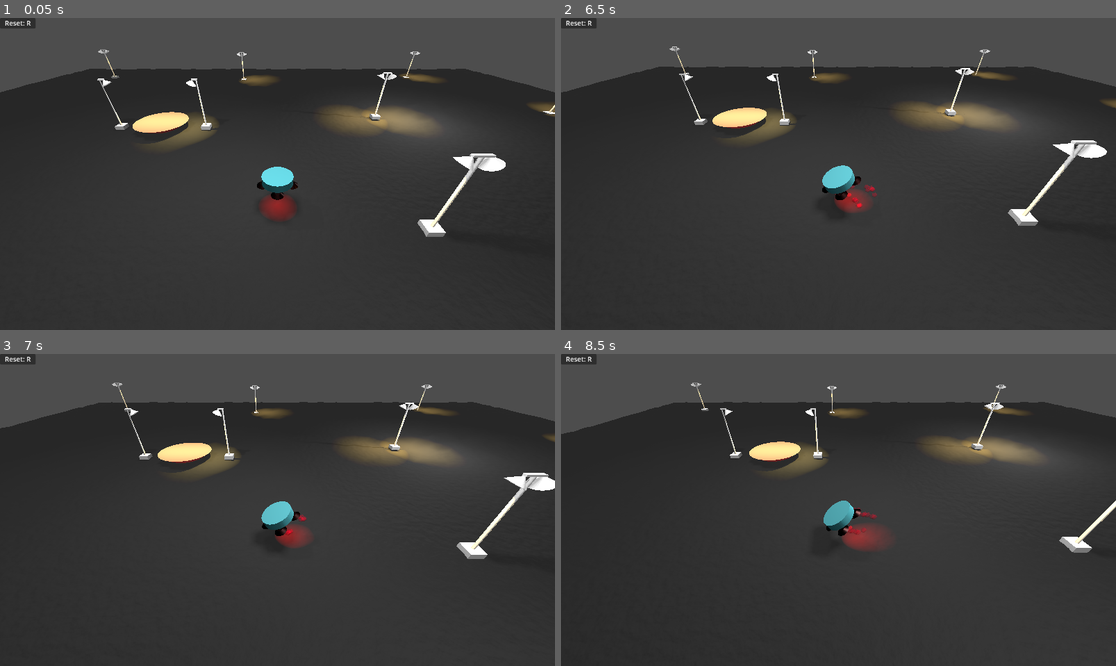
Above: before the commit, frames 1-4 (two rows, left to right).
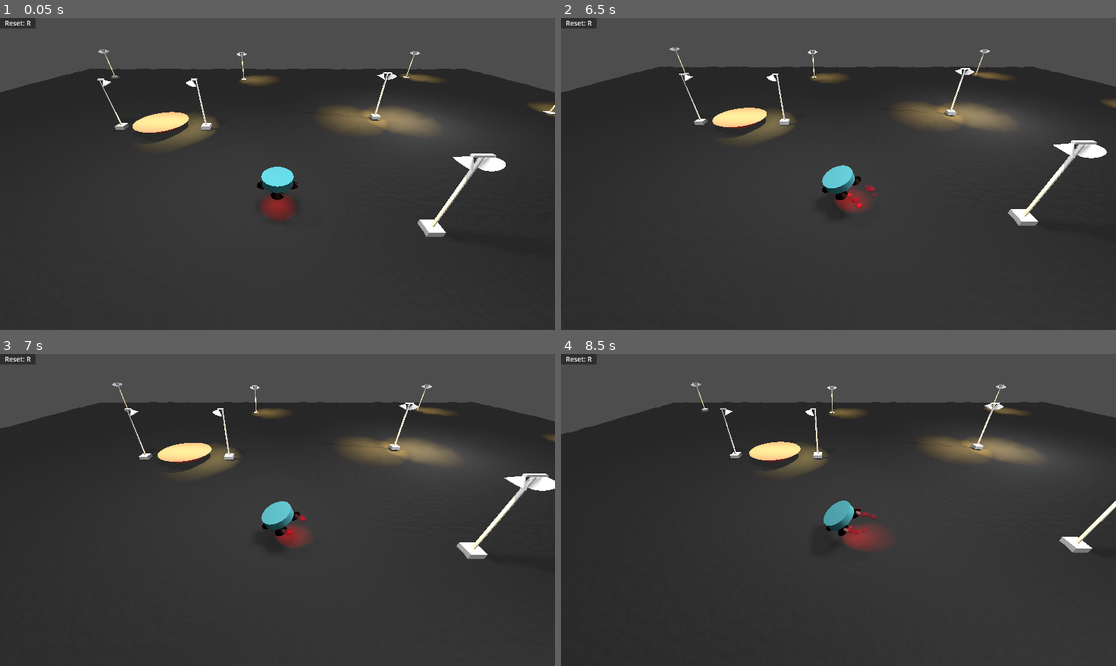
Above: after the commit, the same moments.

Repository: astnohk/LunarMouse3D
Game: Godot game, scene res://Levels/Level001.tscn
Same seed, same stepped clock (60 frames per second), same inputs: the game is played once before the commit and once after it.
Inputs (mouse positions are in pixels of both pictures, inside the frame that each line leads up to):
- Up to frame 1 (0.05 s): no input
- Up to frame 2 (6.5 s): move the mouse to (960, 158) at 0.52 s; press the mouse at (960, 158) at 0.53 s; tap Enter at 1.25 s; move the mouse to (727, 189) at 1.27 s; release the mouse at (727, 189) at 1.28 s; click (727, 189) at 1.35 s; move the mouse to (894, 105) at 2.02 s; press the mouse at (894, 105) at 2.03 s; move the mouse to (810, 236) at 2.77 s; release the mouse at (810, 236) at 2.78 s; click (810, 236) at 2.85 s; move the mouse to (1005, 220) at 3.52 s; press the mouse at (1005, 220) at 3.53 s; move the mouse to (672, 127) at 4.27 s; release the mouse at (672, 127) at 4.28 s; click (672, 127) at 4.35 s; move the mouse to (866, 174) at 5.02 s; press the mouse at (866, 174) at 5.03 s; move the mouse to (755, 96) at 5.77 s; release the mouse at (755, 96) at 5.78 s; click (755, 96) at 5.85 s
- Up to frame 3 (7 s): move the mouse to (399, 494) at 6.52 s; press the mouse at (399, 494) at 6.53 s
- Up to frame 4 (8.5 s): move the mouse to (727, 525) at 7.27 s; release the mouse at (727, 525) at 7.28 s; click (727, 525) at 7.35 s; move the mouse to (894, 441) at 8.02 s; press the mouse at (894, 441) at 8.03 s

Frame 1 is identical in both runs. In frame 2, less than 0.1% of the frame differs, in the area x 6-99%, y 9-65%; in frame 3, less than 0.1%, in the area x 3-100%, y 10-66%; in frame 4, less than 0.1%.

Commit message:
Add rocket explosion feature
* The rocket will explode when the strong force applied to player's rocket.

Diff:
--- a/Levels/Level001.tscn
+++ b/Levels/Level001.tscn
@@ -195,12 +195,14 @@
 [node name="SunLight" type="DirectionalLight3D" parent="."]
 transform = Transform3D(1, 0, 0, 0, 1.19249e-08, 1, 0, -1, 1.19249e-08, 0, 2.34714, 0)
 light_energy = 0.25
+light_bake_mode = 1
 
 [node name="OmniLights" type="Node3D" parent="."]
 
 [node name="OmniLight3D" type="OmniLight3D" parent="OmniLights"]
 transform = Transform3D(1, 0, 0, 0, 1, 0, 0, 0, 1, 0, 5.78192, 0)
 light_energy = 2.0
+light_bake_mode = 1
 shadow_enabled = true
 omni_range = 94.638
 omni_attenuation = 1.7411
@@ -208,6 +210,7 @@
 [node name="OmniLight3D2" type="OmniLight3D" parent="OmniLights"]
 transform = Transform3D(1, 0, 0, 0, 1, 0, 0, 0, 1, 2.89335, 2.69776, 10.2112)
 light_energy = 2.0
+light_bake_mode = 1
 shadow_enabled = true
 omni_range = 94.638
 omni_attenuation = 1.7411
@@ -215,6 +218,7 @@
 [node name="OmniLight3D3" type="OmniLight3D" parent="OmniLights"]
 transform = Transform3D(1, 0, 0, 0, 1, 0, 0, 0, 1, -6.7171, 9.49457, -2.85772)
 light_energy = 2.0
+light_bake_mode = 1
 shadow_enabled = true
 omni_range = 94.638
 omni_attenuation = 1.7411
@@ -222,6 +226,7 @@
 [node name="OmniLight3D4" type="OmniLight3D" parent="OmniLights"]
 transform = Transform3D(1, 0, 0, 0, 1, 0, 0, 0, 1, 8.56951, 2.20489, -7.34712)
 light_energy = 2.0
+light_bake_mode = 1
 shadow_enabled = true
 omni_range = 94.638
 omni_attenuation = 1.7411
--- /dev/null
+++ b/Rocket/FireOnParts.tscn
@@ -0,0 +1,37 @@
+[gd_scene load_steps=5 format=3 uid="uid://bk1c1423so2mh"]
+
+[sub_resource type="PhysicsMaterial" id="PhysicsMaterial_5gtnr"]
+
+[sub_resource type="StandardMaterial3D" id="StandardMaterial3D_sverk"]
+albedo_color = Color(0.180392, 0, 0, 0.227451)
+emission_enabled = true
+emission = Color(0.713726, 0, 0.0313726, 1)
+
+[sub_resource type="SphereMesh" id="SphereMesh_4ivtg"]
+material = SubResource("StandardMaterial3D_sverk")
+radius = 0.2
+height = 0.4
+radial_segments = 7
+rings = 7
+
+[sub_resource type="SphereShape3D" id="SphereShape3D_m3ch7"]
+radius = 0.2
+
+[node name="Node3D" type="Node3D"]
+
+[node name="RigidBody3D" type="RigidBody3D" parent="."]
+physics_material_override = SubResource("PhysicsMaterial_5gtnr")
+continuous_cd = true
+
+[node name="MeshInstance3D" type="MeshInstance3D" parent="RigidBody3D"]
+mesh = SubResource("SphereMesh_4ivtg")
+
+[node name="CollisionShape3D" type="CollisionShape3D" parent="RigidBody3D"]
+shape = SubResource("SphereShape3D_m3ch7")
+
+[node name="LightmapProbe" type="OmniLight3D" parent="RigidBody3D"]
+light_color = Color(0.996078, 0.168627, 0, 1)
+light_energy = 5.0
+light_indirect_energy = 5.0
+light_volumetric_fog_energy = 5.0
+light_size = 0.3
--- a/Rocket/Rocket.gd
+++ b/Rocket/Rocket.gd
@@ -1,49 +1,72 @@
-extends RigidBody3D
+extends Node3D
+
+@export var fire_parts: PackedScene
 
 
-const MaxThrusterPower = 5.0
-const ThrustBaseDirection = Vector3(0.0, 1.0, 0.0)
-var Thrust = 300.0
-var Force = Vector3(0, 0, 0)
+const MaxThrusterPower: float = 5.0
+const ThrustBaseDirection: Vector3 = Vector3(0.0, 1.0, 0.0)
+var Thrust: float = 300.0
+var Force: Vector3 = Vector3(0, 0, 0)
 
 # Mouse Event
-var MousePressed = false
-var MouseStartPosition = Vector2(0, 0)
-var Direction = Vector2(0, 0)
-const DirectionCoeff = 0.0005
+var MousePressed: bool = false
+var MouseStartPosition: Vector2 = Vector2(0, 0)
+var Direction: Vector2 = Vector2(0, 0)
+const DirectionCoeff: float = 0.0005
 
+var body: RigidBody3D
+var previous_position: Vector3 = Vector3(0, 0, 0)
+var velocity: Vector3 = Vector3(0, 0, 0)
+var accel: Vector3 = Vector3(0, 0, 0)
+const ForceThresholdToExplode: float = 30.0
 
 # Called when the node enters the scene tree for the first time.
 func _ready():
-	pass
+	body = get_node("Body")
+	previous_position = body.global_position
 
 # Called every frame. 'delta' is the elapsed time since the previous frame.
 func _process(_delta):
-	if not self.is_node_ready():
+	if not body:
 		return
+	# Update camera position
+	get_node("CameraPivot").global_position = body.global_position
 	# Get the thruster direction
 	Direction = get_viewport().get_mouse_position() - MouseStartPosition
 	# Check if the Throttle pressed or not
 	var Emitting = false
 	if Input.is_action_pressed("Throttle"):
-		Force = self.global_transform.basis.y * Thrust
+		Force = body.global_transform.basis.y * Thrust
 		Emitting = true
 	else:
 		Force = Vector3(0, 0, 0)
 	# Set central force to each booster
-	get_node("FootXpHinge/FootXp").apply_central_force(Force * 0.25 * (1.0 - Direction.x * DirectionCoeff))
-	get_node("FootXnHinge/FootXn").apply_central_force(Force * 0.25 * (1.0 + Direction.x * DirectionCoeff))
-	get_node("FootZpHinge/FootZp").apply_central_force(Force * 0.25 * (1.0 - Direction.y * DirectionCoeff))
-	get_node("FootZnHinge/FootZn").apply_central_force(Force * 0.25 * (1.0 + Direction.y * DirectionCoeff))
+	get_node("Body/FootXpHinge/FootXp").apply_central_force(Force * 0.25 * (1.0 - Direction.x * DirectionCoeff))
+	get_node("Body/FootXnHinge/FootXn").apply_central_force(Force * 0.25 * (1.0 + Direction.x * DirectionCoeff))
+	get_node("Body/FootZpHinge/FootZp").apply_central_force(Force * 0.25 * (1.0 - Direction.y * DirectionCoeff))
+	get_node("Body/FootZnHinge/FootZn").apply_central_force(Force * 0.25 * (1.0 + Direction.y * DirectionCoeff))
 	# Set particle emitting
-	get_node("FootXpHinge/FootXp/Particles3D").emitting = Emitting
-	get_node("FootXnHinge/FootXn/Particles3D").emitting = Emitting
-	get_node("FootZpHinge/FootZp/Particles3D").emitting = Emitting
-	get_node("FootZnHinge/FootZn/Particles3D").emitting = Emitting
+	get_node("Body/FootXpHinge/FootXp/Particles3D").emitting = Emitting
+	get_node("Body/FootXnHinge/FootXn/Particles3D").emitting = Emitting
+	get_node("Body/FootZpHinge/FootZp/Particles3D").emitting = Emitting
+	get_node("Body/FootZnHinge/FootZn/Particles3D").emitting = Emitting
+
+func _physics_process(delta):
+	if not body:
+		return
+	# Calculate velocity and accleration
+	var v_curr: Vector3 = (body.global_position - previous_position) / delta
+	var a_prev: Vector3 = accel
+	accel = (v_curr - velocity) / delta
+	velocity = v_curr
+	print((accel - a_prev).length())
+	if (accel - a_prev).length() > ForceThresholdToExplode:
+		print("Explode.")
+		explode()
 
 # Called when input event fired.
 func _input(event):
-	if not self.is_node_ready():
+	if not body:
 		return
 	if event.is_action_pressed("Throttle"):
 		if not MousePressed:
@@ -52,3 +75,14 @@
 			MouseStartPosition = event.position
 	if event.is_action_released("Throttle"):
 		MousePressed = false
+
+func explode():
+	remove_child(body)
+	body = null
+	for i in range(19):
+		var fire = fire_parts.instantiate()
+		var rigid = fire.get_node("RigidBody3D")
+		var randV = Vector3(randf(), randf(), randf())
+		rigid.apply_central_force(randV * 50 + Vector3(0, 100.0, 0))
+		rigid.set_position(randV * 0.5)
+		add_child(fire)
--- a/Rocket/Rocket.tscn
+++ b/Rocket/Rocket.tscn
@@ -1,13 +1,10 @@
 [gd_scene load_steps=11 format=3 uid="uid://cyq7p1m4dlfly"]
 
 [ext_resource type="Script" path="res://Rocket/Rocket.gd" id="1_8fh8w"]
+[ext_resource type="PackedScene" uid="uid://bk1c1423so2mh" path="res://Rocket/FireOnParts.tscn" id="2_8ahoy"]
 [ext_resource type="Material" uid="uid://lqjkdlqshl5l" path="res://Rocket/Materials/M_RocketBody.tres" id="2_gkpmn"]
 [ext_resource type="Material" uid="uid://b84co07v4brp1" path="res://Rocket/Materials/M_RocketBooster.tres" id="3_6knww"]
 [ext_resource type="SphereMesh" uid="uid://den74hg54dxup" path="res://Rocket/Meshes/SM_RocketGas.tres" id="4_jflvw"]
-
-[sub_resource type="PhysicsMaterial" id="PhysicsMaterial_c0rt2"]
-friction = 0.5
-bounce = 0.15
 
 [sub_resource type="CylinderMesh" id="CylinderMesh_0ekqf"]
 material = ExtResource("2_gkpmn")
@@ -30,31 +27,30 @@
 height = 0.1
 radius = 0.2
 
-[node name="Rocket" type="RigidBody3D"]
+[node name="Rocket" type="Node3D"]
 transform = Transform3D(1, 0, 0, 0, 1, 0, 0, 0, 1, 0, 1.1739, 0)
-mass = 150.0
-physics_material_override = SubResource("PhysicsMaterial_c0rt2")
 script = ExtResource("1_8fh8w")
+fire_parts = ExtResource("2_8ahoy")
 
-[node name="PinJoint3DCamera" type="PinJoint3D" parent="."]
-node_a = NodePath("..")
-node_b = NodePath("CameraPivot")
+[node name="CameraPivot" type="Marker3D" parent="."]
 
-[node name="CameraPivot" type="RigidBody3D" parent="PinJoint3DCamera"]
+[node name="Marker3D" type="Marker3D" parent="CameraPivot"]
 transform = Transform3D(1, 0, 0, 0, 1, 0, 0, 0, 1, 0, 4, 5)
-mass = 0.01
-lock_rotation = true
 
-[node name="Camera3D" type="Camera3D" parent="PinJoint3DCamera/CameraPivot"]
+[node name="Camera3D" type="Camera3D" parent="CameraPivot/Marker3D"]
 transform = Transform3D(1, 0, 0, 0, 0.79653, 0.604599, 0, -0.604599, 0.79653, 0, 0, 0)
 
-[node name="MeshInstance3D" type="MeshInstance3D" parent="."]
+[node name="Body" type="RigidBody3D" parent="."]
+mass = 150.0
+
+[node name="MeshInstance3D" type="MeshInstance3D" parent="Body"]
 mesh = SubResource("CylinderMesh_0ekqf")
+skeleton = NodePath("../..")
 
-[node name="CollisionShape3D" type="CollisionShape3D" parent="."]
+[node name="CollisionShape3D" type="CollisionShape3D" parent="Body"]
 shape = SubResource("CylinderShape3D_drmm2")
 
-[node name="SpotLight3D" type="SpotLight3D" parent="."]
+[node name="SpotLight3D" type="SpotLight3D" parent="Body"]
 transform = Transform3D(1, 0, 0, 0, -4.37114e-08, 1, 0, -1, -4.37114e-08, 0, 0, 0)
 light_color = Color(1, 0, 0.0156863, 1)
 light_energy = 3.0
@@ -65,7 +61,7 @@
 spot_angle = 30.0
 spot_angle_attenuation = 1.7411
 
-[node name="FootZpHinge" type="HingeJoint3D" parent="."]
+[node name="FootZpHinge" type="HingeJoint3D" parent="Body"]
 transform = Transform3D(1, 0, 0, 0, 1, 0, 0, 0, 1, 0, -0.2, 0.47)
 node_a = NodePath("..")
 node_b = NodePath("FootZp")
@@ -73,17 +69,18 @@
 angular_limit/upper = 0.0
 angular_limit/lower = 0.0
 
-[node name="FootZp" type="RigidBody3D" parent="FootZpHinge"]
+[node name="FootZp" type="RigidBody3D" parent="Body/FootZpHinge"]
 physics_material_override = SubResource("PhysicsMaterial_xjj7v")
+continuous_cd = true
 
-[node name="MeshInstance3D" type="MeshInstance3D" parent="FootZpHinge/FootZp"]
+[node name="MeshInstance3D" type="MeshInstance3D" parent="Body/FootZpHinge/FootZp"]
 mesh = SubResource("CylinderMesh_kuab7")
 skeleton = NodePath("../..")
 
-[node name="CollisionShape3D" type="CollisionShape3D" parent="FootZpHinge/FootZp"]
+[node name="CollisionShape3D" type="CollisionShape3D" parent="Body/FootZpHinge/FootZp"]
 shape = SubResource("CylinderShape3D_huy34")
 
-[node name="Particles3D" type="CPUParticles3D" parent="FootZpHinge/FootZp"]
+[node name="Particles3D" type="CPUParticles3D" parent="Body/FootZpHinge/FootZp"]
 transform = Transform3D(1, 0, 0, 0, 1, 0, 0, 0, 1, 0, -0.0646423, 0)
 amount = 16
 mesh = ExtResource("4_jflvw")
@@ -93,7 +90,7 @@
 initial_velocity_min = 0.2
 initial_velocity_max = 0.7
 
-[node name="FootZnHinge" type="HingeJoint3D" parent="."]
+[node name="FootZnHinge" type="HingeJoint3D" parent="Body"]
 transform = Transform3D(1, 0, 0, 0, 1, 0, 0, 0, 1, 0, -0.2, -0.47)
 node_a = NodePath("..")
 node_b = NodePath("FootZn")
@@ -101,16 +98,17 @@
 angular_limit/upper = 0.0
 angular_limit/lower = 0.0
 
-[node name="FootZn" type="RigidBody3D" parent="FootZnHinge"]
+[node name="FootZn" type="RigidBody3D" parent="Body/FootZnHinge"]
+continuous_cd = true
 
-[node name="MeshInstance3D" type="MeshInstance3D" parent="FootZnHinge/FootZn"]
+[node name="MeshInstance3D" type="MeshInstance3D" parent="Body/FootZnHinge/FootZn"]
 mesh = SubResource("CylinderMesh_kuab7")
 skeleton = NodePath("../..")
 
-[node name="CollisionShape3D" type="CollisionShape3D" parent="FootZnHinge/FootZn"]
+[node name="CollisionShape3D" type="CollisionShape3D" parent="Body/FootZnHinge/FootZn"]
 shape = SubResource("CylinderShape3D_huy34")
 
-[node name="Particles3D" type="CPUParticles3D" parent="FootZnHinge/FootZn"]
+[node name="Particles3D" type="CPUParticles3D" parent="Body/FootZnHinge/FootZn"]
 transform = Transform3D(1, 0, 0, 0, 1, 0, 0, 0, 1, 0, -0.065, 0)
 amount = 16
 mesh = ExtResource("4_jflvw")
@@ -120,7 +118,7 @@
 initial_velocity_min = 0.2
 initial_velocity_max = 0.7
 
-[node name="FootXpHinge" type="HingeJoint3D" parent="."]
+[node name="FootXpHinge" type="HingeJoint3D" parent="Body"]
 transform = Transform3D(1, 0, 0, 0, 1, 0, 0, 0, 1, 0.47, -0.2, 0)
 node_a = NodePath("..")
 node_b = NodePath("FootXp")
@@ -128,16 +126,17 @@
 angular_limit/upper = 0.0
 angular_limit/lower = 0.0
 
-[node name="FootXp" type="RigidBody3D" parent="FootXpHinge"]
+[node name="FootXp" type="RigidBody3D" parent="Body/FootXpHinge"]
+continuous_cd = true
 
-[node name="MeshInstance3D" type="MeshInstance3D" parent="FootXpHinge/FootXp"]
+[node name="MeshInstance3D" type="MeshInstance3D" parent="Body/FootXpHinge/FootXp"]
 mesh = SubResource("CylinderMesh_kuab7")
 skeleton = NodePath("../..")
 
-[node name="CollisionShape3D" type="CollisionShape3D" parent="FootXpHinge/FootXp"]
+[node name="CollisionShape3D" type="CollisionShape3D" parent="Body/FootXpHinge/FootXp"]
 shape = SubResource("CylinderShape3D_huy34")
 
-[node name="Particles3D" type="CPUParticles3D" parent="FootXpHinge/FootXp"]
+[node name="Particles3D" type="CPUParticles3D" parent="Body/FootXpHinge/FootXp"]
 transform = Transform3D(1, 0, 0, 0, 1, 0, 0, 0, 1, 0, -0.065, 0)
 amount = 16
 mesh = ExtResource("4_jflvw")
@@ -147,7 +146,7 @@
 initial_velocity_min = 0.2
 initial_velocity_max = 0.7
 
-[node name="FootXnHinge" type="HingeJoint3D" parent="."]
+[node name="FootXnHinge" type="HingeJoint3D" parent="Body"]
 transform = Transform3D(1, 0, 0, 0, 1, 0, 0, 0, 1, -0.47, -0.2, 0)
 node_a = NodePath("..")
 node_b = NodePath("FootXn")
@@ -155,16 +154,17 @@
 angular_limit/upper = 0.0
 angular_limit/lower = 0.0
 
-[node name="FootXn" type="RigidBody3D" parent="FootXnHinge"]
+[node name="FootXn" type="RigidBody3D" parent="Body/FootXnHinge"]
+continuous_cd = true
 
-[node name="MeshInstance3D" type="MeshInstance3D" parent="FootXnHinge/FootXn"]
+[node name="MeshInstance3D" type="MeshInstance3D" parent="Body/FootXnHinge/FootXn"]
 mesh = SubResource("CylinderMesh_kuab7")
 skeleton = NodePath("../..")
 
-[node name="CollisionShape3D" type="CollisionShape3D" parent="FootXnHinge/FootXn"]
+[node name="CollisionShape3D" type="CollisionShape3D" parent="Body/FootXnHinge/FootXn"]
 shape = SubResource("CylinderShape3D_huy34")
 
-[node name="Particles3D" type="CPUParticles3D" parent="FootXnHinge/FootXn"]
+[node name="Particles3D" type="CPUParticles3D" parent="Body/FootXnHinge/FootXn"]
 transform = Transform3D(1, 0, 0, 0, 1, 0, 0, 0, 1, 0, -0.065, 0)
 amount = 16
 mesh = ExtResource("4_jflvw")
